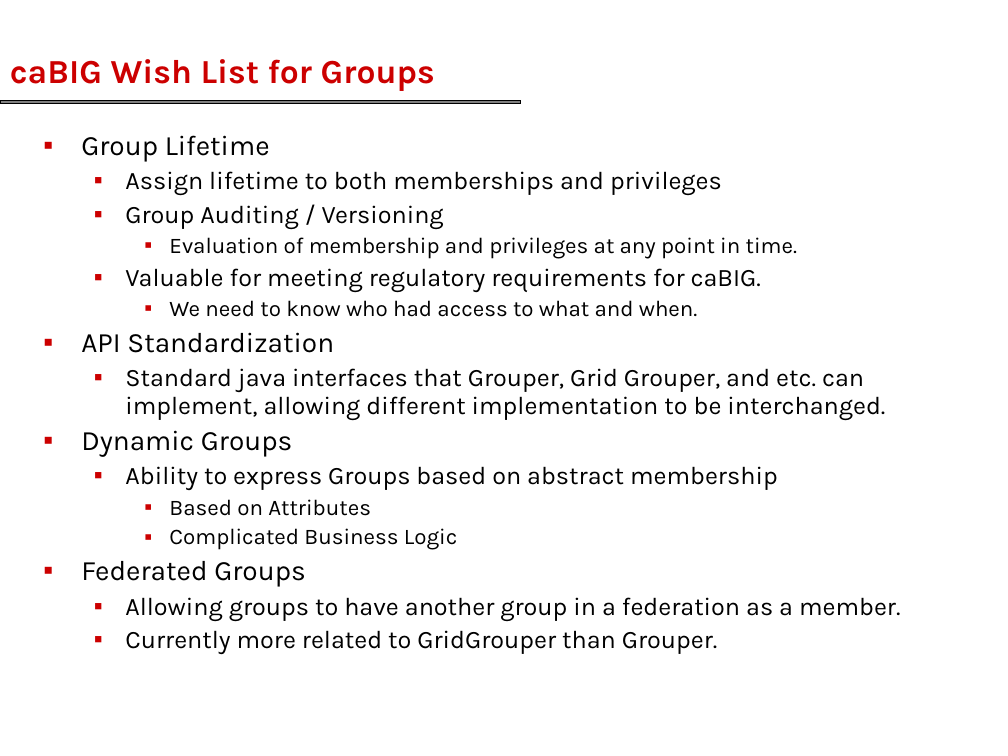
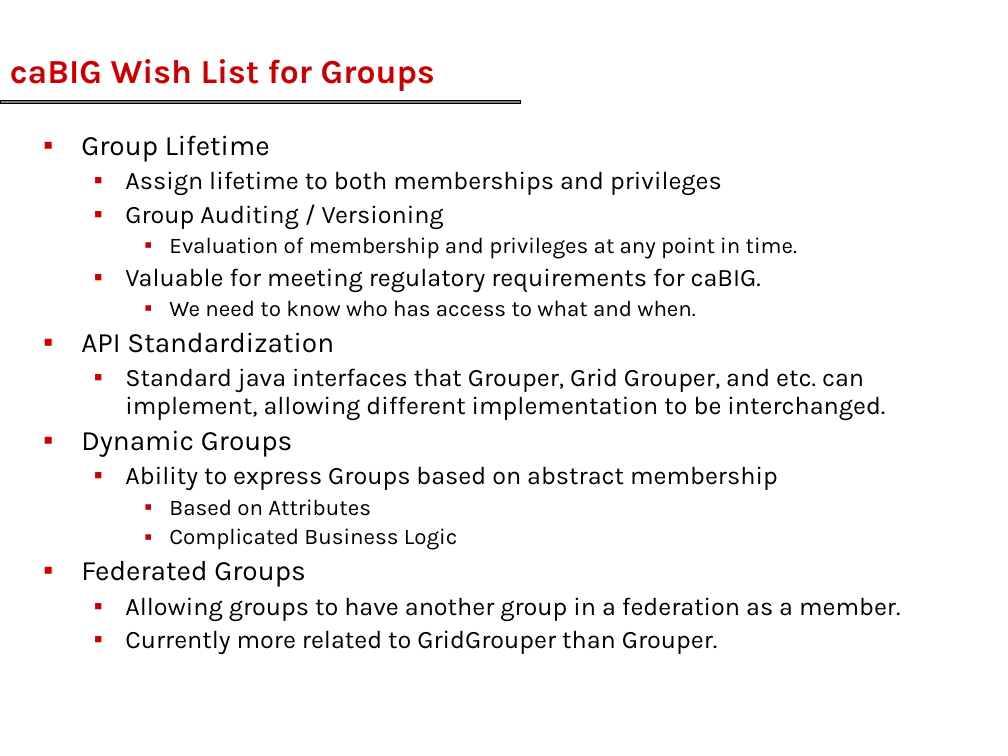
Before and after one commit to NCIP/cagrid-portal, a slide deck: slide 2 of cagrid-1-0/Documentation/presentations/security/gridgrouper/gridgrouper-educause-camp-future-nov-2006.ppt (slide 6 before the commit). Drawn at 1008x756 pixels with LibreOffice and Linux fonts; fonts in the diff are those of the drawing; background and template pictures are left out. Boxes give left, top, right and bottom in pixels: in the first picture for what was removed or moved away, otherwise in the second. Text is boxed around its words. In the diff, an @@ line names an element or a change of style, - is before the commit and + after.

```diff
--- a/cagrid-1-0/Documentation/presentations/security/gridgrouper/gridgrouper-educause-camp-future-nov-2006.ppt
+++ b/cagrid-1-0/Documentation/presentations/security/gridgrouper/gridgrouper-educause-camp-future-nov-2006.ppt
@@ text at box(169, 300, 696, 317): text changed @@
-    ▪ We need to know who had access to what and when.
+    ▪ We need to know who has access to what and when.
```
Also in this commit, not shown: 2 other slides changed, 4 slides removed, 1 other file.
